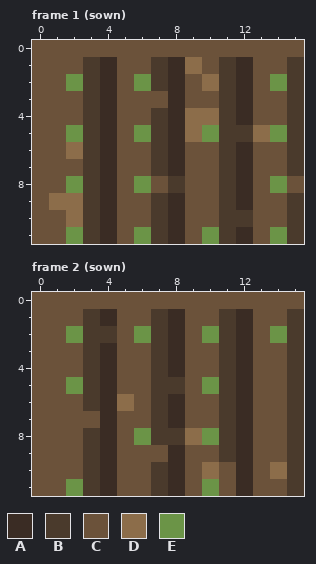
Pixel-art file -- art/decorations/fields.aseprite. Above is the file before it was changed.
16x12 pixels, 20 frames. Colours within 5 levels of each other are drawn and written as one. Shown: frame 1 (sown), frame 2 (sown). The commit also changed other frames, which this record leaves out.
Palette (. is transparent): A #3a2c24  B #4a3a2c  C #6b523a  D #8c6d4a  E #6b9447
Pixels before, frame 1 (sown), first column x 0:
 0 CCCCCCCCCCCCCCCC
 1 CCCBACCBADCBACCB
 2 CCEBACEBACDBACEB
 3 CCCBACCCACCBACCB
 4 CCCBACCBADDBACCB
 5 CCEBACEBADEBBDEB
 6 CCDBACCBACCBACCB
 7 CCCBACCBACCBACCB
 8 CCEBACECBCCBACEC
 9 CDDBACCBACCBACCB
10 CCDBACCBACCBBCCB
11 CCEBACEBACEBACEB
Pixels before, frame 2 (sown), first column x 0:
 0 CCCCCCCCCCCCCCCC
 1 CCCBACCBACCBACCB
 2 CCEBBCEBACEBACEB
 3 CCCBACCBACCBACCB
 4 CCCBACCBACCBACCB
 5 CCEBACCBBCEBACCB
 6 CCCBADCBACCBACCB
 7 CCCCACCBACCBACCB
 8 CCCBACEBBDEBACCB
 9 CCCBACCCACCBACCB
10 CCCBACCBACDCACDB
11 CCEBACCBACECACCB
Now the later version:
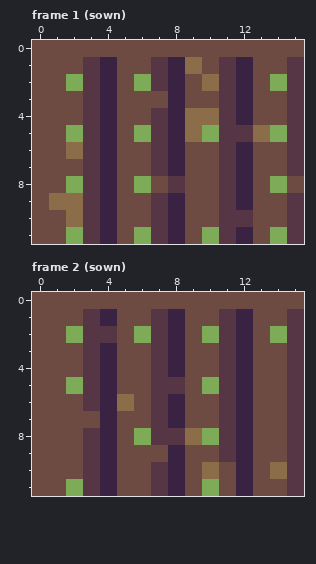
Changes in this commit:
Colour A changes from #3a2c24 to #3a2242.
Colour B changes from #4a3a2c to #563545.
Colour C changes from #6b523a to #6d4b43.
Colour E changes from #6b9447 to #7eab58.
Boxes around the changes in both pictures, in picture pixels (x1, y1, x2, y2):
changed: (32, 40, 304, 244)
changed: (32, 292, 304, 496)
